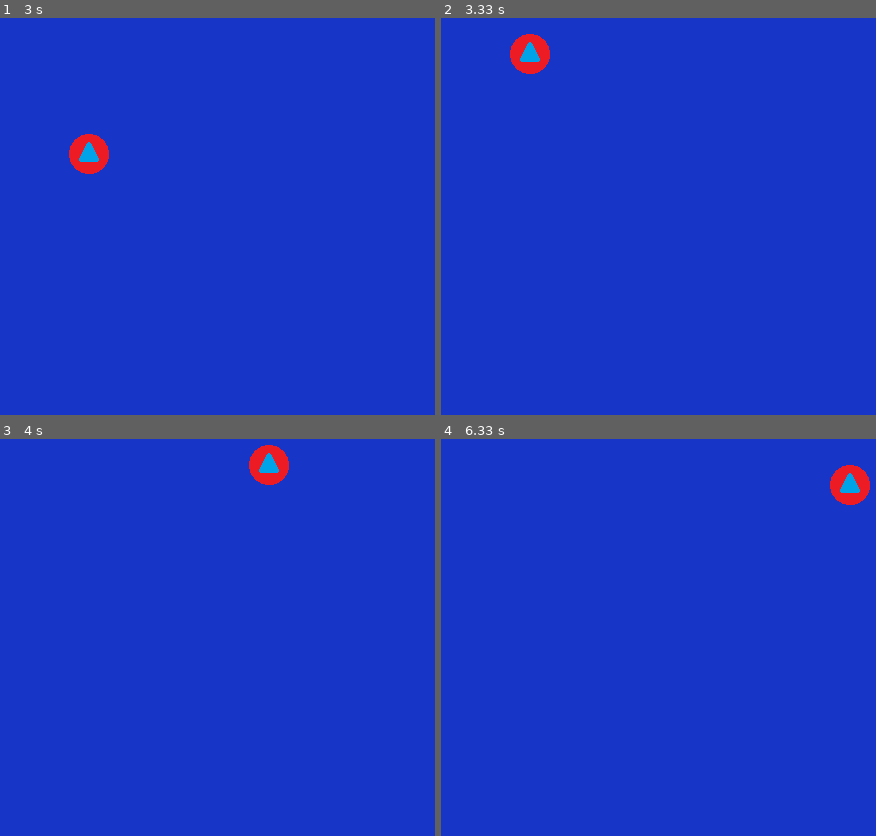
Above: before the commit, frames 1-4 (two rows, left to right).
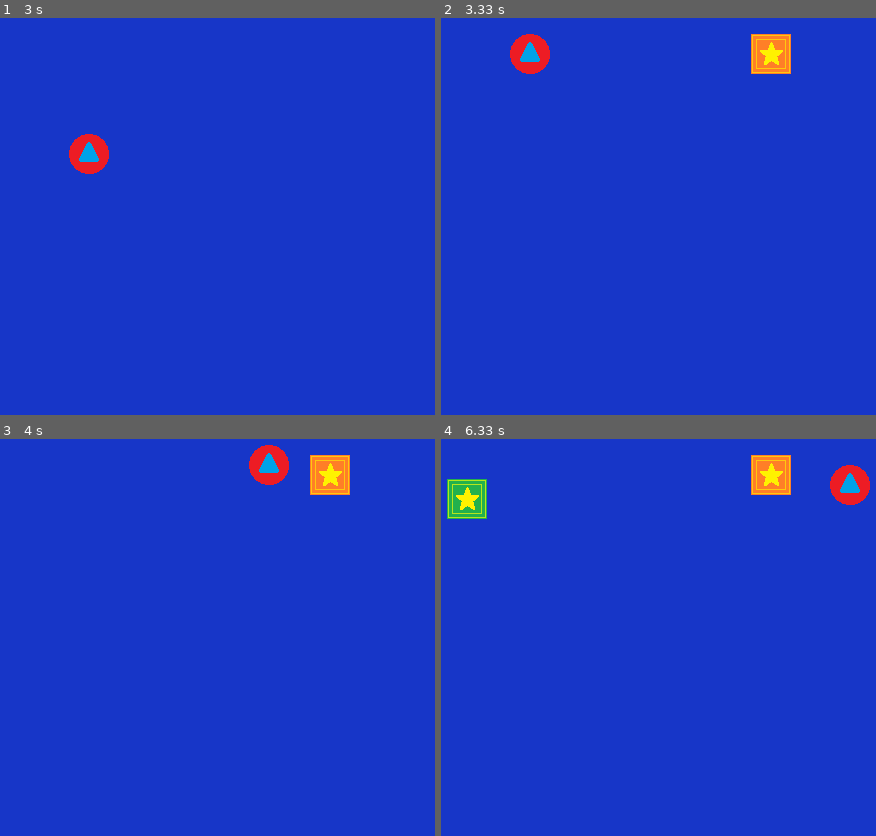
Above: after the commit, the same moments.

Repository: Swidnixx/Wstep-Pygame
Game: pygame game, started from main.py
The game is run twice, just before and just after one commit, with the same random seed, the same clock (stepped at 60 frames per second) and the same inputs.
Inputs:
- Up to frame 1 (3 s): hold D 0.33-0.8 s; hold W 0.83-1.13 s; hold D 1.17-1.63 s; hold A 1.67-2.2 s; hold S 2.23-2.53 s; hold A 2.57-2.97 s
- Up to frame 2 (3.33 s): hold W from 3 s (still down)
- Up to frame 3 (4 s): release W at 3.37 s; hold D from 3.4 s (still down)
- Up to frame 4 (6.33 s): release D at 4.03 s; hold S 4.07-4.43 s; hold A 4.47-4.93 s; hold D 4.97-5.43 s; hold W 5.47-5.77 s; hold D 5.8-6.27 s; hold A from 6.3 s (still down)

Frame 1 is identical in both runs. In frame 2, 0.9% of the frame differs, in the area x 71-81%, y 4-15%; in frame 3, 0.9%; in frame 4, 1.9%, in the area x 1-81%, y 4-21%.

Commit message:
Pojawianie się pickupów

Diff:
--- a/main.py
+++ b/main.py
@@ -1,5 +1,6 @@
 import pygame # Import modułu
 from player import Player
+from pickups import PickupFactory
 
 pygame.init() # Inicjalizacja modułu
 
@@ -16,6 +17,10 @@
 
 #obiekty gry
 player = Player(SCREEN_WIDTH//2, SCREEN_HEIGHT//2)
+pickup_factory = PickupFactory(SCREEN_WIDTH, SCREEN_HEIGHT)
+
+spawn_event = pygame.USEREVENT
+pygame.time.set_timer(spawn_event, 3000)
 
 # Zmienna określająca, czy należy zamknąć okno
 game_status = True
@@ -26,14 +31,19 @@
     for e in events:
         if e.type == pygame.QUIT:
             game_status = False
+        if e.type == spawn_event:
+            pickup_factory.spawn()
 
     #logika
     keys = pygame.key.get_pressed()
     player.update(keys)
 
+
     #rysowanie
     screen.fill([23, 54, 200])
     screen.blit(player.img, player.rect)
+    for p in pickup_factory.pickups:
+        screen.blit(p.img, p.rect)
     pygame.display.update() # Odświeżenie wyświetlanego okna
     clock.tick(60)
 
--- /dev/null
+++ b/pickups.py
@@ -0,0 +1,23 @@
+import pygame, random
+
+class PickupFactory:
+    def __init__(self, screen_w, screen_h):
+        self.SCREEN_W = screen_w
+        self.SCREEN_H = screen_h
+        self.imgs = []
+        for i in range(1,4):
+            img = pygame.image.load(f'grafiki/bonus_{i}.png')
+            self.imgs.append(img)
+
+        self.pickups = []
+
+    def spawn(self):
+        img = random.choice(self.imgs)
+        position = [random.randint(50, self.SCREEN_W-50),
+                    random.randint(50, self.SCREEN_H-50)]
+        self.pickups.append(Pickup(img, position))
+
+class Pickup:
+    def __init__(self, img, position):
+        self.img = img.copy()
+        self.rect = self.img.get_rect(center=position)
